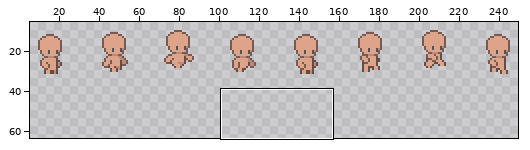
Two versions of one sprite sheet, Assets/Sprites/Bodies.png. The first picture is a wide view before the edit; the outline marks the close-up.
Close-up. Before the commit:
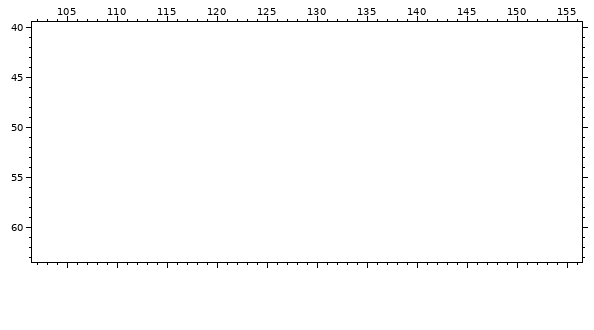
The file is 256x32 pixels. Shown: x 102..156, y 40..63. The old version is drawn lined up with the new one, on the new canvas. The wide view leaves out empty margins. The commit also changed other parts of the picture, which this record leaves out.
Palette (. is transparent): 
The same view after the edit:
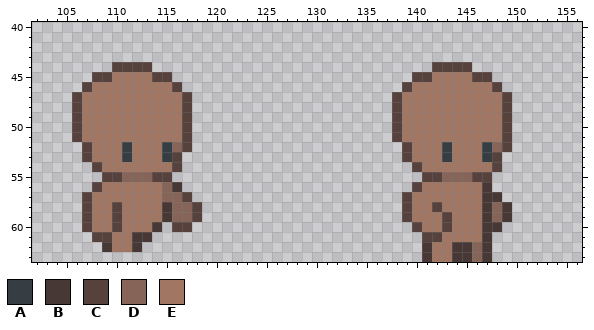
Colours new in this view: A #363e44  B #483835  C #57413c  D #876458  E #a17764
From old to new:
canvas 256x32 -> 256x64
Changed rows in their new state; - is an unchanged pixel.
first column x 106:
44 ----CCCC----------------------------CCCC----
45 --CCEEEECC------------------------CCEEEECC--
46 -CEEEEEEEEC----------------------CEEEEEEEEC-
47 CEEEEEEEEEEC--------------------CEEEEEEEEEEC
48 CEEEEEEEEEEC--------------------CEEEEEEEEEEC
49 CEEEEEEEEEEC--------------------CEEEEEEEEEEC
50 CEEEEEEEEEEC--------------------CEEEEEEEEEEC
51 CEEEEEEEEEEC--------------------CEEEEEEEEEEC
52 -CEEEAEEEADC---------------------CEEEAEEEADC
53 -CEEEAEEEAC----------------------CEEEAEEEAC-
54 --CEEEEEEEC-----------------------CEEEEEEEC-
55 ---CCDDDCC-------------------------CCDDDCC--
56 --CEEEEEEDB-----------------------CEEEEEEB--
57 -CEEEEEEEDDC---------------------CEEEEEEEBB-
58 -CEECEEEEBDDC--------------------CEECEEEEBDB
59 -CEECEEEEBDDC--------------------CEEECEEEBDB
60 -CEECEEEB-CC----------------------CEECEEEBB-
61 --CCEEBB---------------------------CCEEEEB--
62 ---BEEB----------------------------BEEBBDB--
63 -----------------------------------BEEBBDB--
Changed places in both close-ups, as pixel boxes (x1, y1, x2, y2):
added: (72, 62, 202, 252)
added: (392, 62, 512, 262)
